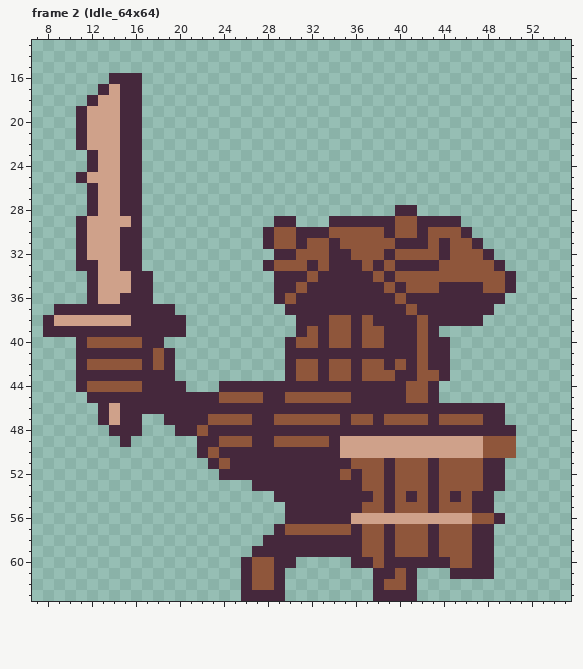
Edited in one commit: pixel-art file (Graphics/AESPRITE/Monsters/MudMan/MudMan_v01.aseprite). That is the earlier state.
64x64 pixels, 6 frames. Shown: frame 2 (Idle_64x64): x 7..55, y 13..63. The commit also changed other frames, which this record leaves out.
After the commit:
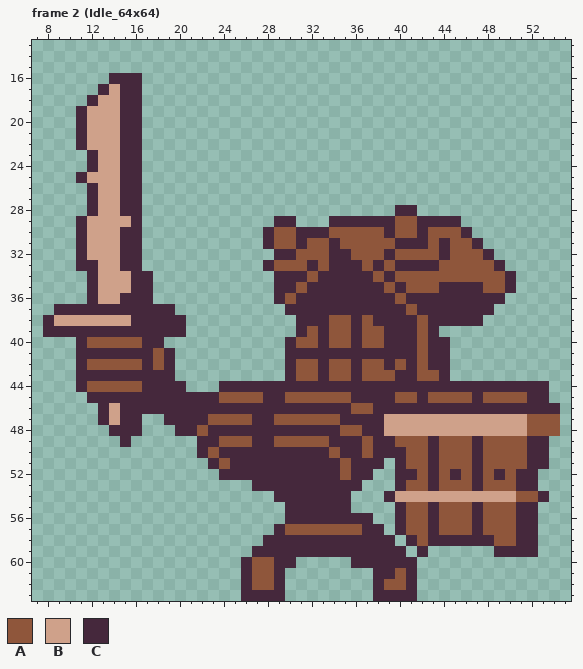
Palette (. is transparent): A #8f563b  B #cfa18a  C #45283c
Difference:
layer "Layer 7" removed
Frame 2 (Idle_64x64), layer "Shield":
The author put colour A in row 45 at x 44 to 46 and 48 to 51; in rows 47 to 48 at x 52 to 54; in rows 49 to 50 at x 51; in row 51 at x 50 to 51; in rows 52 to 53 at x 50; in row 54 at x 51 to 52.
The author put colour A in row 55 at x 49 to 50; in row 56 at x 50; in rows 57 to 58 at x 49 to 50.
Colour B becomes colour A in row 49 at x 37, 40 to 42 and 44 to 46; in row 50 at x 37, 41 to 42 and 44 to 46; in row 56 at x 41 to 42 and 44 to 46.
Colour C becomes colour A in row 45 at x 40 and 43; in row 46 at x 36 to 37; in row 48 at x 35 to 36; in row 50 at x 34; in row 51 at x 35 and 48 to 49; in row 52 at x 48.
Colour C becomes colour A in row 53 at x 48 to 49; in row 55 at x 48; in row 56 at x 49; in row 57 at x 36 and 48.
The author put colour B in row 47 at x 50 to 51; in row 48 at x 51; in row 54 at x 49 to 50.
Colour A becomes colour B in row 47 at x 39 to 42 and 44 to 47; in row 54 at x 40, 42, 44 and 46.
Colour C becomes colour B in row 47 at x 43 and 48 to 49; in row 48 at x 39 to 50; in row 54 at x 41, 43, 45 and 47 to 48.
The author put colour C in row 44 at x 44 to 53; in row 45 at x 47 and 52 to 53; in row 46 at x 50 to 54; in rows 49 to 51 at x 52 to 53; in rows 52 to 53 at x 51 to 52; in row 54 at x 53.
The author put colour C in rows 55 to 58 at x 51 to 52; in row 59 at x 49 to 52.
Colour A becomes colour C in row 44 at x 41 to 42; in row 45 at x 42; in row 47 at x 36 to 37; in row 51 at x 36 to 38, 40 and 47; in row 52 at x 37, 40 to 41, 45 and 47; in row 53 at x 40 and 47.
Colour A becomes colour C in row 55 at x 40; in row 56 at x 47; in row 57 at x 37 to 38 and 40; in row 58 at x 37 to 38, 41 and 44 to 46; in row 59 at x 37 to 38, 40 and 42; in row 60 at x 38.
Colour B becomes colour C in row 49 at x 35 to 36, 38 to 39, 43 and 47; in row 50 at x 35 to 36, 38 to 40, 43 and 47; in row 56 at x 36 to 37, 40 and 43.
Colour A is removed in row 52 at x 38; in row 53 at x 37 to 38; in row 54 at x 38; in row 55 at x 37 to 38; in row 58 at x 40; in row 59 at x 41 and 44 to 46.
Colour A is removed in row 60 at x 45 to 46.
Colour B is removed in row 56 at x 38 to 39.
Colour C is removed in rows 51 to 53 at x 39; in row 54 at x 36 to 37; in row 55 at x 36 and 39; in row 57 at x 39; in row 59 at x 43 and 47 to 48; in row 60 at x 42 to 44 and 47 to 48.
Colour C is removed in row 61 at x 45 to 48.
Boxes around the changes in both pictures, in picture pixels (x1, y1, x2, y2):
changed: (329, 381, 560, 579)
